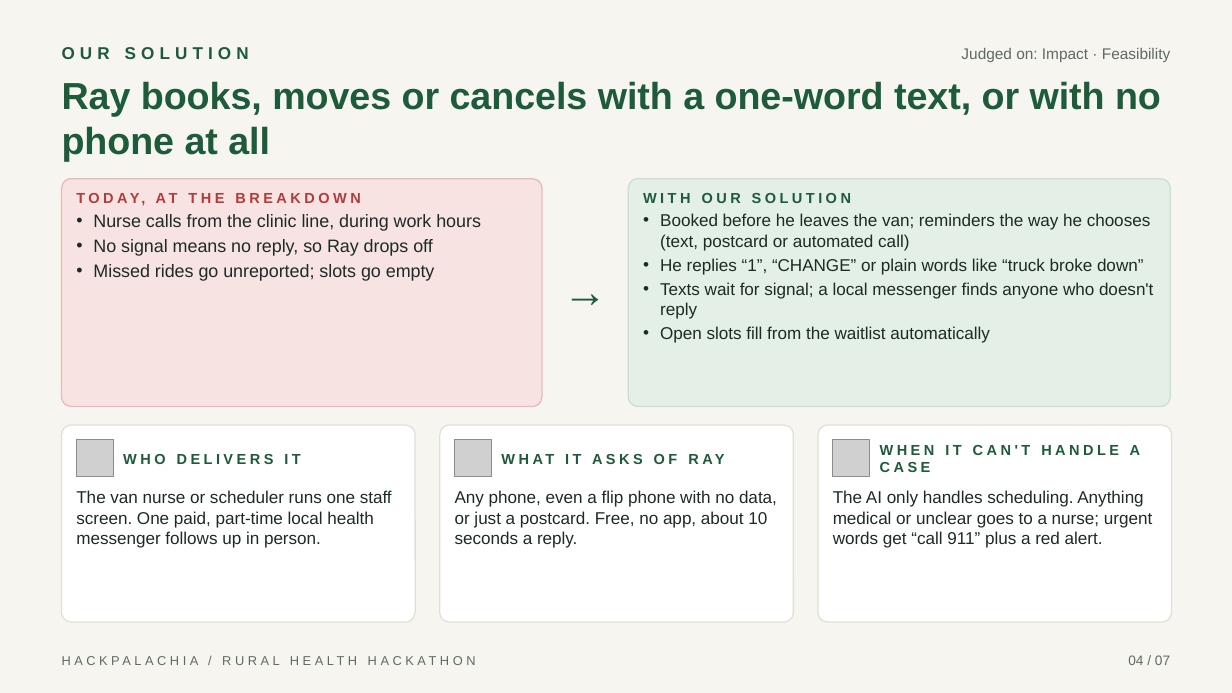
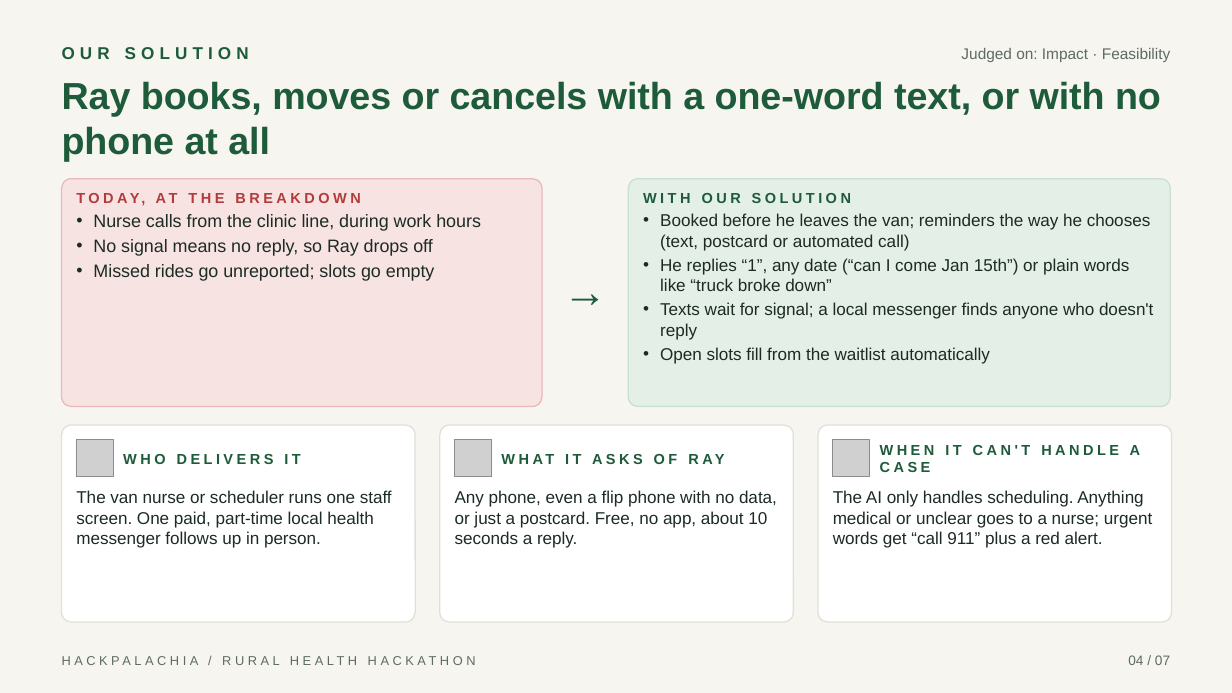
Before and after one commit to skylerfokine/book-without-calling, a slide deck: slide 4 of pitch/Book_Without_Calling_Pitch.pptx. Drawn at 1232x693 pixels with LibreOffice and Linux fonts; fonts in the diff are those of the drawing; grey boxes stand for pictures. Boxes give left, top, right and bottom in pixels: in the first picture for what was removed or moved away, otherwise in the second. Text is boxed around its words. In the diff, an @@ line names an element or a change of style, - is before the commit and + after.

```diff
--- a/pitch/Book_Without_Calling_Pitch.pptx
+++ b/pitch/Book_Without_Calling_Pitch.pptx
@@ text at (660,258,1130,291): text changed @@
-• He replies “1”, “CHANGE” or plain words like “truck broke down”
+• He replies “1”, any date (“can I come Jan 15th”) or plain words like “truck broke down”
```
Also in this commit, not shown: 1 other slide changed, 1 other file.
